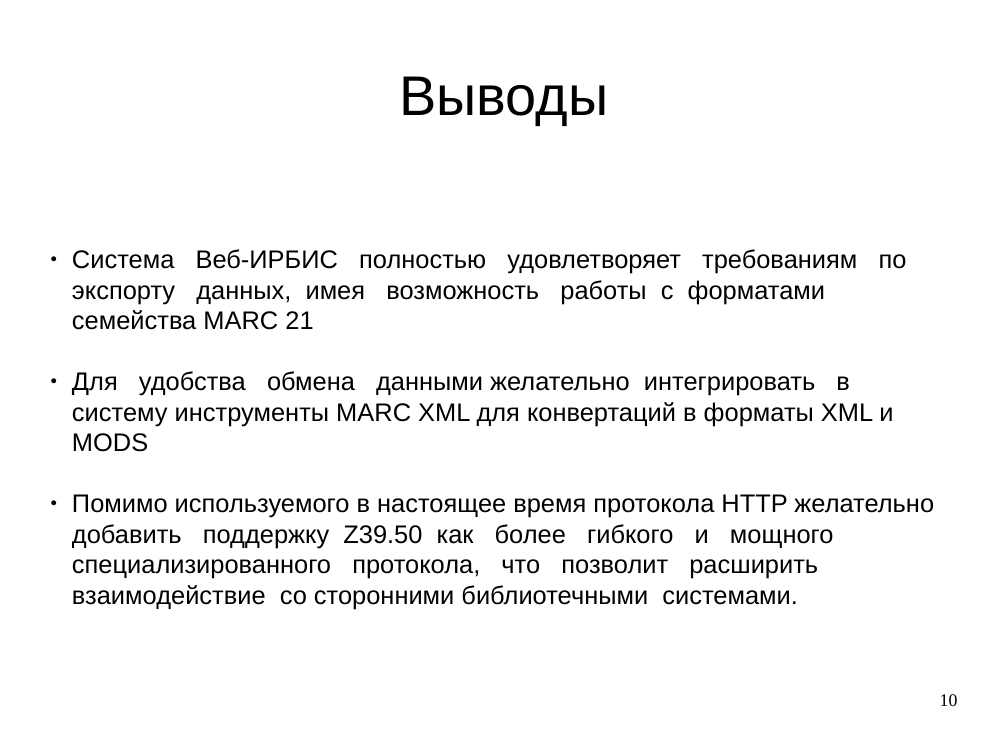
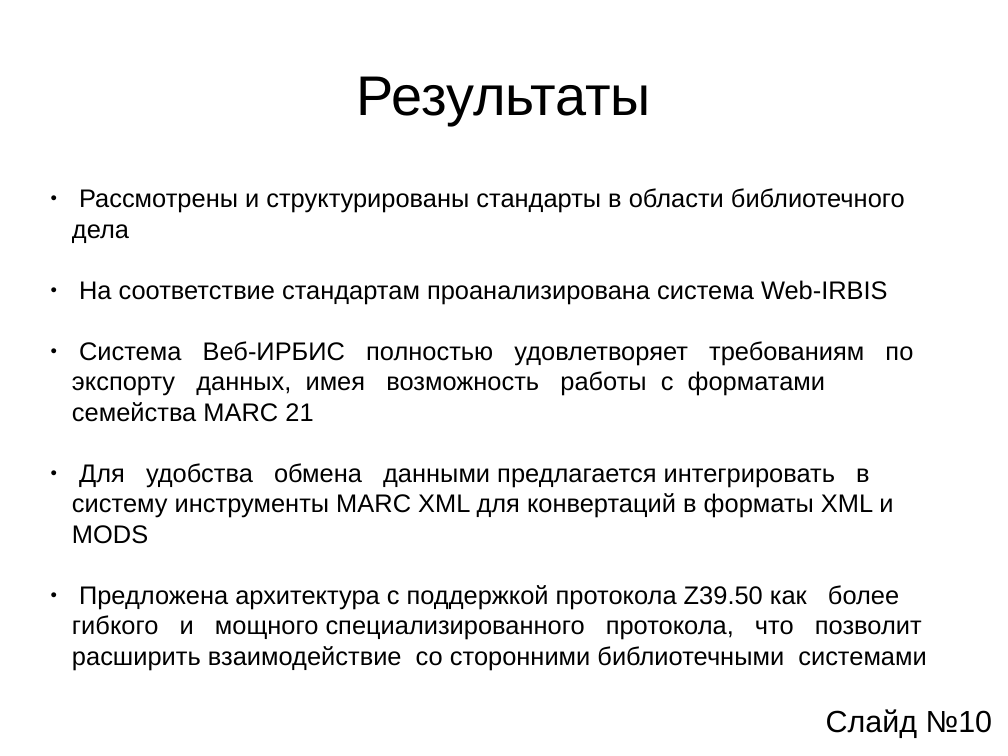
Before and after one commit to aeremenok/a-team-777, a slide deck: slide 10 of diploma/ssv/ssv-presentation.odp. Drawn at 1008x756 pixels with LibreOffice and Linux fonts; fonts in the diff are those of the drawing. Boxes give left, top, right and bottom in pixels: in the first picture for what was removed or moved away, otherwise in the second. Text is boxed around its words. In the diff, an @@ line names an element or a change of style, - is before the commit and + after.

```diff
--- a/diploma/ssv/ssv-presentation.odp
+++ b/diploma/ssv/ssv-presentation.odp
@@ title at [357, 76, 651, 125]: text changed @@
-Выводы
+Результаты
@@ subtitle at [72, 188, 905, 304]: paragraphs added @@
+● Рассмотрены и структурированы стандарты в области библиотечного дела
+● На соответствие стандартам проанализирована система Web-IRBIS
@@ subtitle at [72, 463, 926, 670]: text changed @@
-● Для удобства обмена данными желательно интегрировать в систему инструменты MARC XML для конвертаций в форматы XML и MODS
-● Помимо используемого в настоящее время протокола HTTP желательно добавить поддержку Z39.50 как более гибкого и мощного специализированного протокола, что позволит расширить взаимодействие со сторонними библиотечными системами.
+● Для удобства обмена данными предлагается интегрировать в систему инструменты MARC XML для конвертаций в форматы XML и MODS
+● Предложена архитектура с поддержкой протокола Z39.50 как более гибкого и мощного специализированного протокола, что позволит расширить взаимодействие со сторонними библиотечными системами
@@ text added at [826, 709, 993, 738], 24 pt, text #000000 @@
+Слайд №10
@@ page number removed at [940, 694, 958, 706] @@
-10
```
Also in this commit, not shown: 9 other slides changed, 1 other file.
